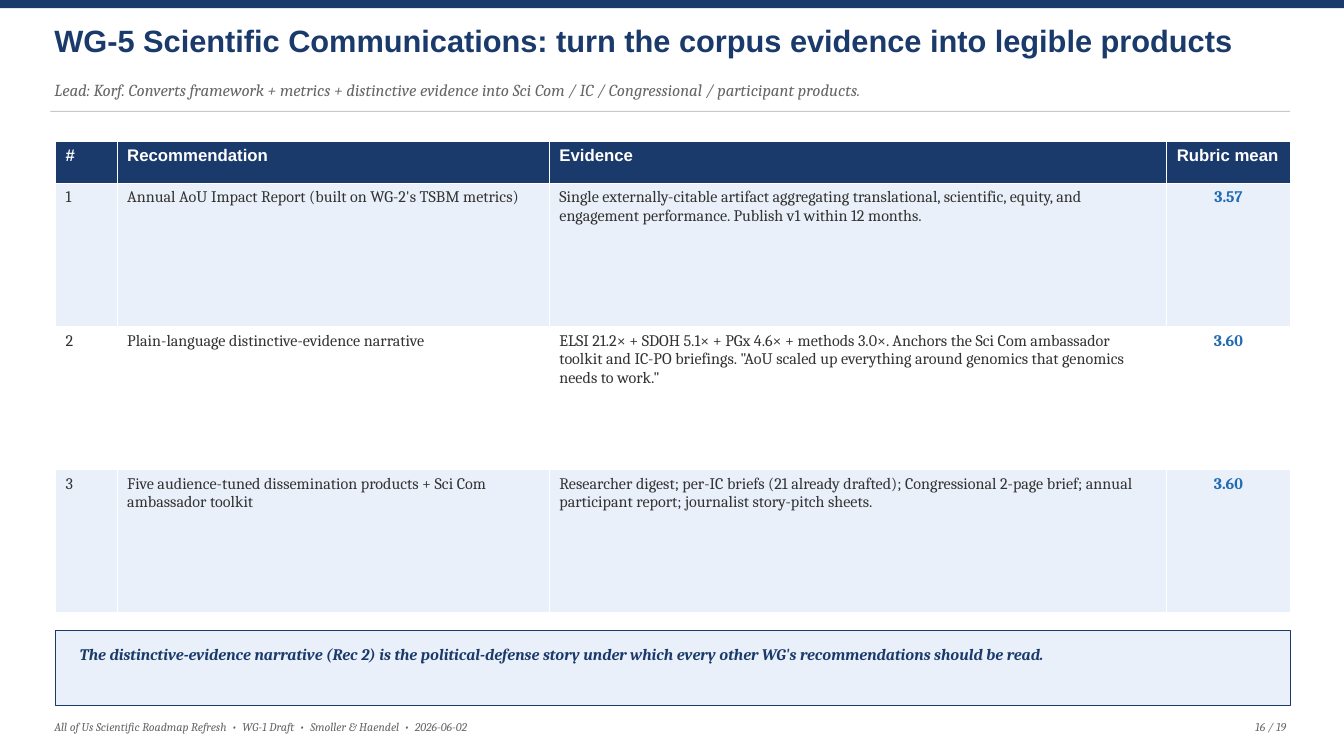
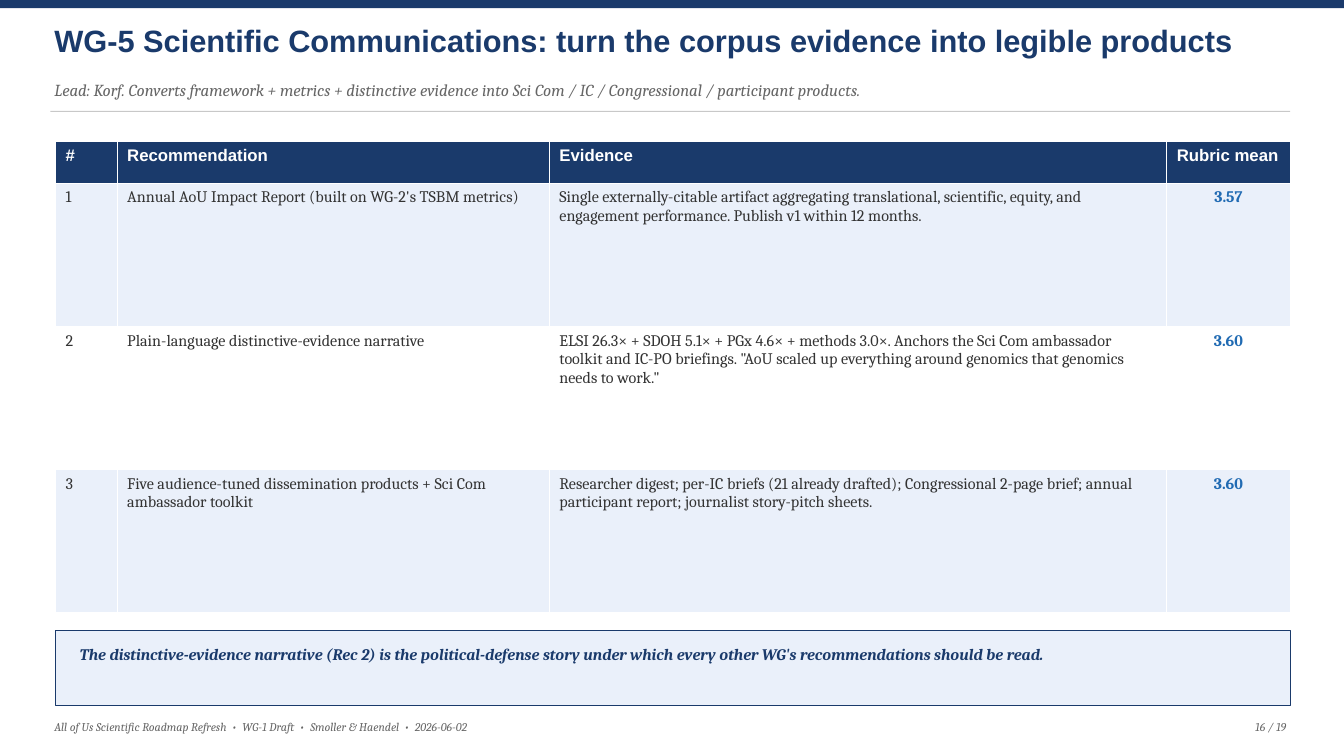
Before and after one commit to mellybelly/all-of-us, a slide deck: slide 16 of resources/deliverables/AoU_Roadmap_Refresh_Draft_Deck.pptx. Drawn at 1344x756 pixels with LibreOffice and Linux fonts; fonts in the diff are those of the drawing. Boxes give left, top, right and bottom in pixels: in the first picture for what was removed or moved away, otherwise in the second. Text is boxed around its words. In the diff, an @@ line names an element or a change of style, - is before the commit and + after.

```diff
--- a/resources/deliverables/AoU_Roadmap_Refresh_Draft_Deck.pptx
+++ b/resources/deliverables/AoU_Roadmap_Refresh_Draft_Deck.pptx
@@ table at [55, 141, 1291, 613] @@
@@ row 3, column 3: "ELSI 21.2× + SDOH 5.1× + PGx 4.6× + methods 3.0×. Anchors the Sci Com ambassador toolkit and IC-PO briefings. "AoU scaled up everything around genomics that genomics needs to work."" to "ELSI 26.3× + SDOH 5.1× + PGx 4.6× + methods 3.0×. Anchors the Sci Com ambassador toolkit and IC-PO briefings. "AoU scaled up everything around genomics that genomics needs to work."" @@
```
Also in this commit, not shown: 14 other slides changed, 7 other files.
